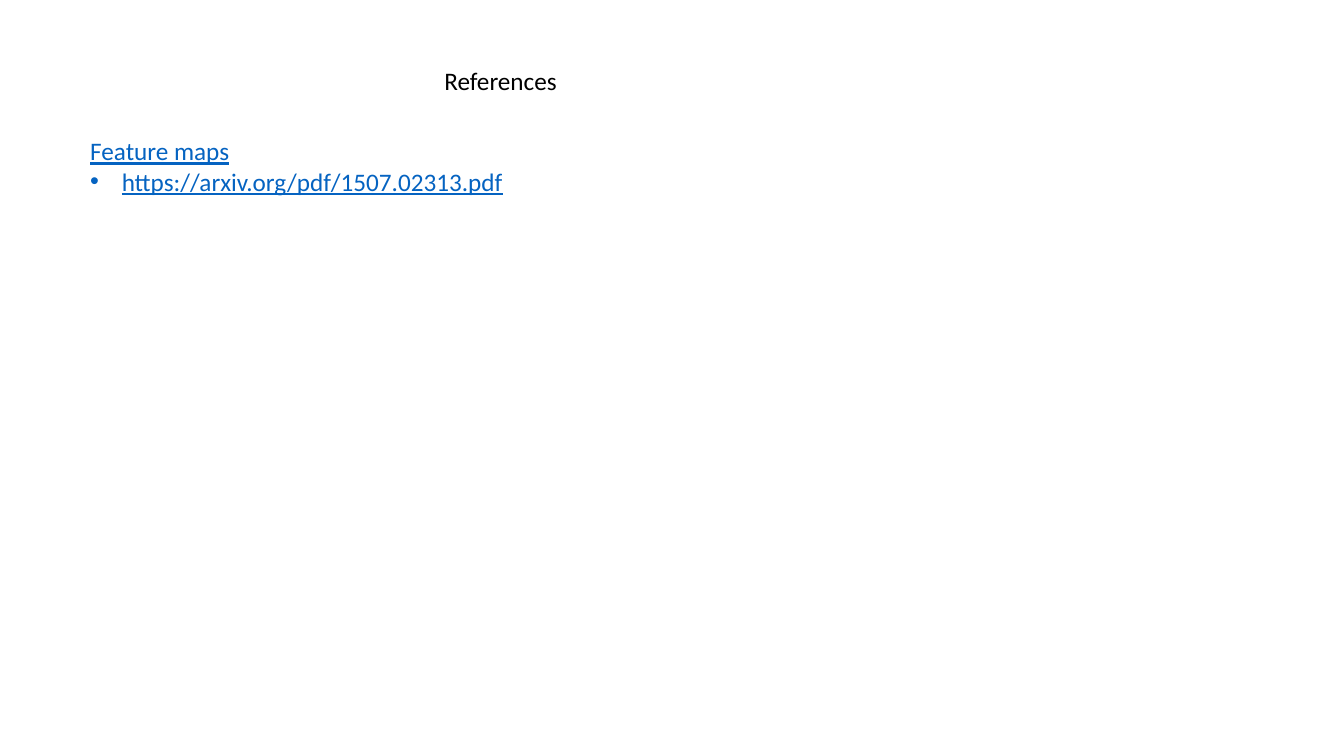
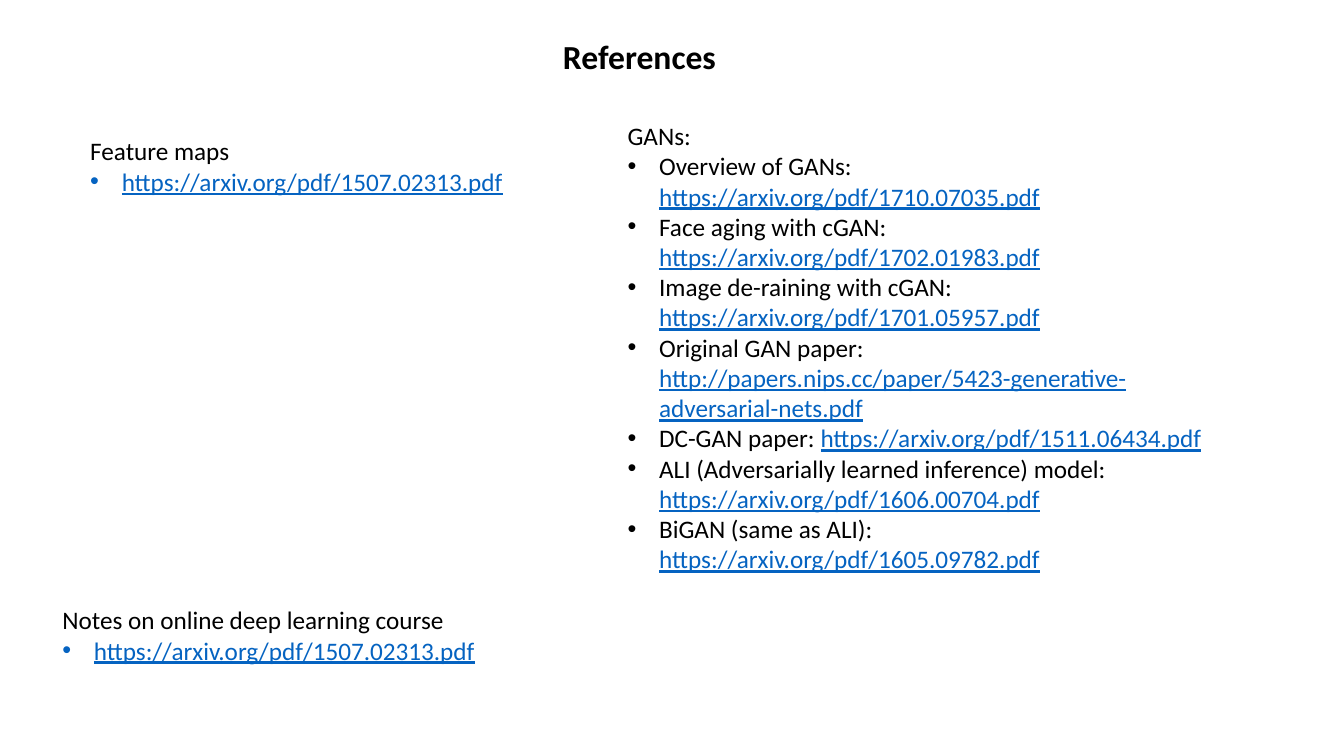
Before and after one commit to SebStrug/ML-for-Chinese-Calligraphy, a slide deck: slide 6 of Compiled graphs.pptx. Drawn at 1344x756 pixels with LibreOffice and Linux fonts; fonts in the diff are those of the drawing. Boxes give left, top, right and bottom in pixels: in the first picture for what was removed or moved away, otherwise in the second. Text is boxed around its words. In the diff, an @@ line names an element or a change of style, - is before the commit and + after.

Commit message:
Small changes to compiled graphs

```diff
--- a/Compiled graphs.pptx
+++ b/Compiled graphs.pptx
@@ text "References": place and size @@
-text "References" at (444,72,556,91)
+text "References" at (563,45,716,70)
@@ text "References" at (563,45,716,70): size 18 to 24 pt, bold on @@
@@ text at (90,143,229,164): text colour #0563C1 to #000000, underline off in "Feature maps" @@
@@ text added at (628,128,1202,573), 18 pt, text #0563C1, underline @@
+GANs:
+• Overview of GANs: https://arxiv.org/pdf/1710.07035.pdf
+• Face aging with cGAN: https://arxiv.org/pdf/1702.01983.pdf
+• Image de-raining with cGAN: https://arxiv.org/pdf/1701.05957.pdf
+• Original GAN paper: http://papers.nips.cc/paper/5423-generative-adversarial-nets.pdf
+• DC-GAN paper: https://arxiv.org/pdf/1511.06434.pdf
+• ALI (Adversarially learned inference) model: https://arxiv.org/pdf/1606.00704.pdf
+• BiGAN (same as ALI): https://arxiv.org/pdf/1605.09782.pdf
@@ text added at (62,611,475,665), 18 pt, text #0563C1, underline @@
+Notes on online deep learning course
+• https://arxiv.org/pdf/1507.02313.pdf
```
